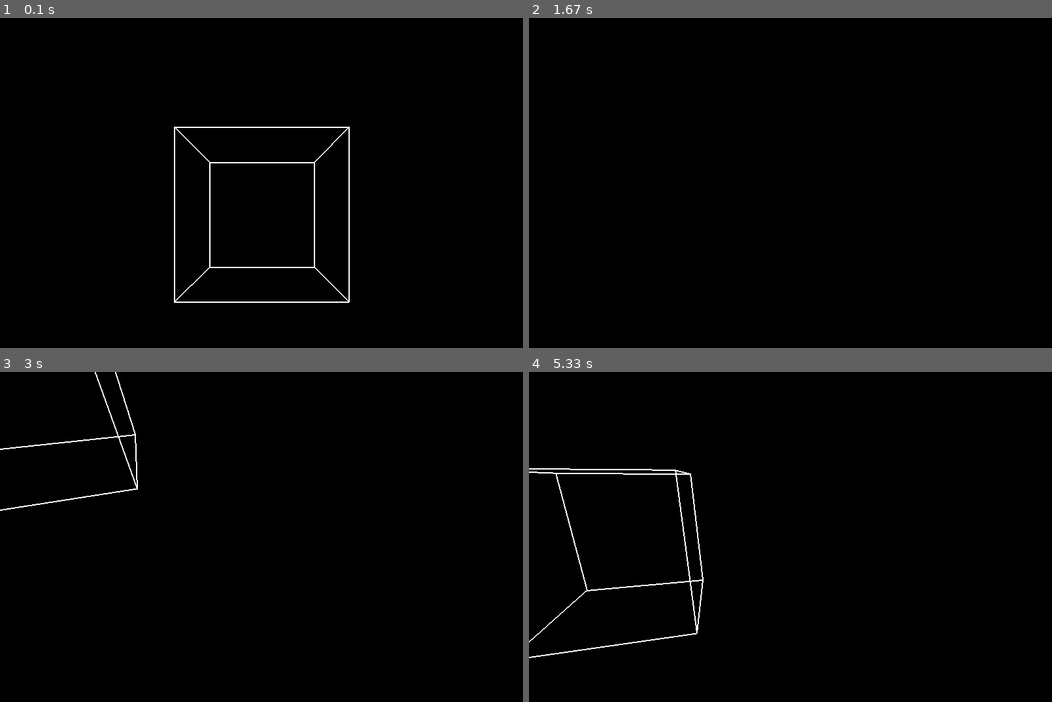
Above: before the commit, frames 1-4 (two rows, left to right).
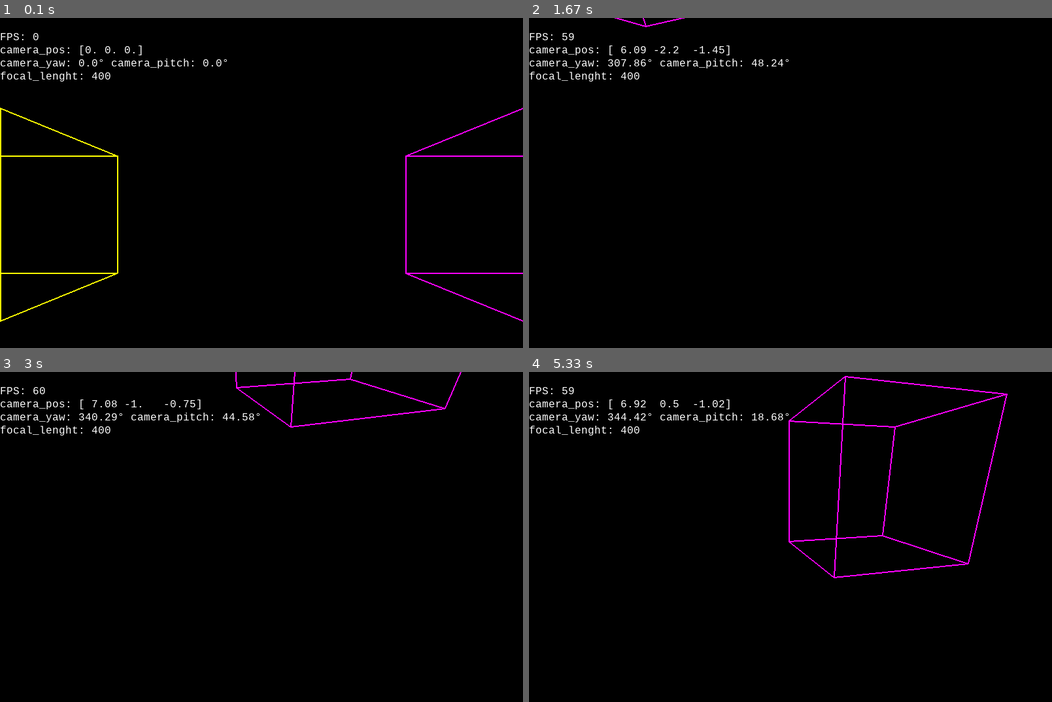
Above: after the commit, the same moments.

Repository: DoubleCitizen/pygame_3d_engine
Game: pygame game, started from main.py
Same seed, same stepped clock (60 frames per second), same inputs: the game is played once before the commit and once after it.
Inputs (mouse positions are in pixels of both pictures, inside the frame that each line leads up to):
- Up to frame 1 (0.1 s): no input
- Up to frame 2 (1.67 s): hold Shift 0.33-0.8 s; hold D 0.33-0.8 s; move the mouse to (769, 232) at 0.37 s; hold D 0.83-1.3 s; move the mouse to (628, 308) at 0.87 s; tap Space at 0.9, 1.2, 1.4 s; tap Shift at 0.98 s; hold W 1.33-1.63 s; move the mouse to (832, 298) at 1.37 s
- Up to frame 3 (3 s): hold D 1.67-2.13 s; move the mouse to (94, 494) at 1.7 s; tap Space at 1.73, 2.03, 2.23, 2.53, 2.8 s; hold A 2.17-2.7 s; move the mouse to (428, 434) at 2.2 s; tap Shift at 2.32 s; hold S from 2.73 s (still down); move the mouse to (115, 629) at 2.77 s
- Up to frame 4 (5.33 s): release S at 3.03 s; hold A 3.07-3.47 s; move the mouse to (outside the picture) at 3.1 s; tap Space at 3.13, 3.43, 3.57, 3.97, 4.27, 4.63, 5.03 s; hold W 3.5-3.87 s; move the mouse to (722, 507) at 3.53 s; tap Shift at 3.65, 5.12 s; hold D 3.9-4.53 s; move the mouse to (664, 464) at 3.93 s; hold S 4.57-4.93 s; move the mouse to (outside the picture) at 4.6 s; hold A from 4.97 s (still down); move the mouse to (623, 480) at 5 s

The runs differ from the first frame. In frame 1, 2.7% of the frame differs, in the area x 0-100%, y 4-93%; in frame 2, 0.9%; in frame 3, 1.6%; in frame 4, 2.7%, in the area x 0-92%, y 1-87%.

Commit message:
Implement 3D object rendering with camera projection and add base object structure

Diff:
--- a/camera.py
+++ b/camera.py
@@ -1,6 +1,38 @@
 import numpy as np
 
-def project_3d_to_2d(XYZ: np.ndarray, focal_length, screen_width, screen_height, camera_pos: np.ndarray, angle_yaw: float = 0, angle_pitch: float = 0) -> tuple[None | np.ndarray, None | np.ndarray, bool]:
+from scipy.spatial.transform import Rotation as R
+
+def project_3d_to_2d_scipy(XYZ: np.ndarray, focal_length, screen_width, screen_height, camera_pos: np.ndarray, angle_yaw: float = 0, angle_pitch: float = 0) -> tuple[None | np.ndarray, None | np.ndarray, bool]:
+    # 1. СДВИГ: Вычитаем позицию камеры из координат точки мира
+    relative_XYZ = XYZ - camera_pos
+
+    # 2. ПОВОРОТ: Создаем объект поворота с помощью SciPy.
+    # Мы говорим библиотеке: "Поверни сначала вокруг оси Y (yaw), а затем вокруг оси X (pitch)".
+    # Буквы 'yx' задают порядок осей, а список углов — величину поворота (в радианах).
+    # Знак минус нужен, так как при повороте камеры мир крутится в обратную сторону.
+    camera_rotation = R.from_euler('yx', [angle_yaw, -angle_pitch])
+
+    # Применяем созданный поворот напрямую к нашему 3D-вектору!
+    # SciPy сам внутри перемножит нужные матрицы поворота
+    X, Y, Z = camera_rotation.apply(relative_XYZ)
+
+    # 3. ОТСЕЧЕНИЕ: Проверяем, не оказалась ли точка за спиной
+    if Z <= 0:
+        return None, np.array([X, Y, Z], dtype=float), False
+
+    # 4. ПРОЕКЦИЯ (Pinhole деление на Z)
+    x_proj = (X * focal_length) / Z
+    y_proj = (Y * focal_length) / Z
+
+    # 5. Экранные координаты (перенос в центр экрана)
+    screen_x = screen_width / 2 + x_proj
+    screen_y = screen_height / 2 - y_proj
+
+    is_visible = (0 <= screen_x <= screen_width) and (0 <= screen_y <= screen_height)
+
+    return np.array([screen_x, screen_y], dtype=float), np.array([X, Y, Z], dtype=float), is_visible
+
+def project_3d_to_2d_linear(XYZ: np.ndarray, focal_length, screen_width, screen_height, camera_pos: np.ndarray, angle_yaw: float = 0, angle_pitch: float = 0) -> tuple[None | np.ndarray, None | np.ndarray, bool]:
 
     # 1. Вычитаем позицию камеры (делаем камеру центром мира)
     relative_XYZ = XYZ - camera_pos
@@ -33,6 +65,68 @@
     is_visible = (0 <= screen_x <= screen_width) and (0 <= screen_y <= screen_height)
 
     return np.array([screen_x, screen_y], dtype=float), np.array([X, Y, Z], dtype=float), is_visible
+
+def project_3d_to_2d_matrix(XYZ: np.ndarray, focal_length, screen_width, screen_height, camera_pos: np.ndarray, angle_yaw: float = 0, angle_pitch: float = 0) -> tuple[None | np.ndarray, None | np.ndarray, bool]:
+    # 1. Вычитаем позицию камеры (делаем камеру центром мира)
+    relative_XYZ = XYZ - camera_pos
+    X, Y, Z = relative_XYZ
+    cx, cy, cz = camera_pos
+
+    T = np.array([
+        [1, 0, 0, -cx],
+        [0, 1, 0, -cy],
+        [0, 0, 1, -cz],
+        [0, 0, 0, 1]
+    ], dtype=float)
+
+    R_yaw = np.array([
+        [np.cos(angle_yaw), 0, np.sin(angle_yaw),     0],
+        [0,                 1, 0,                       1],
+        [-np.sin(angle_yaw),0, np.cos(angle_yaw),     0],
+        [0                  ,0, 0,                      1]
+    ], dtype=float)
+
+    R_pitch = np.array([
+        [1, 0,                    0,                     0],
+        [0, np.cos(-angle_pitch), -np.sin(-angle_pitch), 0],
+        [0, np.sin(-angle_pitch), np.cos(-angle_pitch),  0],
+        [0, 0,                    0,                     1]
+    ], dtype=float)
+
+    f = focal_length
+    P = np.array([
+        [f, 0, 0, 0],
+        [0, f, 0, 0],
+        [0, 0, 1, 0],
+        [0, 0, 1, 0]
+    ], dtype=float)
+
+    VP = P @ R_pitch @ R_yaw @ T
+
+    # Превращаем входную точку [X, Y, Z] в 4D-вектор [X, Y, Z, 1]
+    point_4d = np.array([XYZ[0], XYZ[1], XYZ[2], 1.0], dtype=float)
+
+    # Умножаем матрицу на точку
+    projected_4d = VP @ point_4d
+
+    # Извлекаем получившиеся компоненты
+    X_clip, Y_clip, Z_clip, W_clip = projected_4d
+
+    # Отсекаем всё, что за спиной (глубина W_clip, которая равна Z, должна быть больше нуля)
+    if W_clip <= 0:
+        return None, point_4d[:2], False
+
+    # ПЕРСПЕКТИВНОЕ ДЕЛЕНИЕ (Делим X и Y на W_clip, то есть на глубину Z)
+    x_proj = X_clip / W_clip
+    y_proj = Y_clip / W_clip
+
+    # Перенос в систему координат экрана
+    screen_x = screen_width / 2 + x_proj
+    screen_y = screen_height / 2 - y_proj
+
+    is_visible = (0 <= screen_x <= screen_width) and (0 <= screen_y <= screen_height)
+
+    return np.array([screen_x, screen_y], dtype=float), point_4d[:2], is_visible
 
 WIDTH = 800
 HEIGHT = 600
--- a/main.py
+++ b/main.py
@@ -2,6 +2,9 @@
 import sys
 import camera
 import numpy as np
+import my_math
+from objects.cube import Cube
+from pygame_ext.renderer_3d import Renderer3D
 
 # 1. Настройки окна
 SCREEN_WIDTH = 800
@@ -20,6 +23,9 @@
 WHITE = (255, 255, 255)
 GREEN = (0, 255, 0)
 
+# Создаем шрифт для HUD (название системного шрифта, размер в пикселях)
+hud_font = pygame.font.SysFont('Consolas', 18)
+
 # # Точка прямо перед нами
 # point_coords, _, visible = camera.project_3d_to_2d(np.array([0, 0, 15], dtype=float), FOCAL, SCREEN_WIDTH, SCREEN_HEIGHT)
 # print(f"Пиксели: {point_coords}, Видна на экране: {visible}")
@@ -54,16 +60,6 @@
 
 camera_pos = np.array([0,0,0], dtype=float)
 camera_velocity = np.array([0.0, 0.0, 0.0])
-
-POINTS_COORDS1 = np.array([-5, -5, 15], dtype=float) # Передняя грань (Z=15)
-POINTS_COORDS2 = np.array([ 5, -5, 15], dtype=float)
-POINTS_COORDS3 = np.array([-5,  5, 15], dtype=float)
-POINTS_COORDS4 = np.array([ 5,  5, 15], dtype=float)
-
-POINTS_COORDS5 = np.array([-5, -5, 25], dtype=float) # Задняя грань (Z=25)
-POINTS_COORDS6 = np.array([ 5, -5, 25], dtype=float)
-POINTS_COORDS7 = np.array([-5,  5, 25], dtype=float)
-POINTS_COORDS8 = np.array([ 5,  5, 25], dtype=float)
 
 speed = 0.1
 
@@ -81,9 +77,10 @@
 # 1. Получаем смещение мыши с прошлого кадра (dx, dy)
 # dx - движение по горизонтали, dy - по вертикали
 
-
-
-
+cube1 = Cube(np.array([255, 255, 0]), np.array([-20, 0, 20], dtype=float), 10)
+cube2 = Cube(np.array([255, 0, 255]), np.array([20, 0, 20], dtype=float), 10)
+
+renderer_3d = Renderer3D(SCREEN_WIDTH, SCREEN_HEIGHT)
 # Главный цикл
 running = True
 while running:
@@ -92,6 +89,11 @@
         if event.type == pygame.QUIT:
             running = False
 
+        if event.type == pygame.MOUSEWHEEL:
+            FOCAL += event.y * 20
+            if FOCAL < 0:
+                FOCAL = 0
+
     keys = pygame.key.get_pressed()
     mouse_dx, mouse_dy = pygame.mouse.get_rel()
     # print(f"mouse_dx = {mouse_dx}")
@@ -99,8 +101,12 @@
     # Обнуляем скорость каждый кадр
     camera_velocity = np.array([0.0, 0.0, 0.0])
 
-    camera_yaw -= mouse_sensitivity * mouse_dx
-    camera_pitch += mouse_sensitivity * mouse_dy
+    camera_yaw -= (mouse_sensitivity * mouse_dx)
+    camera_yaw %= 2 * np.pi
+    # camera_yaw = max(-(np.pi), min(np.pi, camera_yaw))
+    camera_pitch += (mouse_sensitivity * mouse_dy)
+    # camera_pitch %= 2 * np.pi
+    camera_pitch = max(-(np.pi/2), min(np.pi/2, camera_pitch))
 
 
 
@@ -137,8 +143,9 @@
     if keys[pygame.K_SPACE]:
         camera_velocity[1] += speed
 
-    if keys[pygame.K_LCTRL]:
+    if keys[pygame.K_LSHIFT]:
         camera_velocity[1] -= speed
+
 
     # # --- Ось X (Влево / Вправо) ---
     # if keys[pygame.K_a]:
@@ -166,14 +173,6 @@
     # pygame.draw.line(screen, WHITE, (100, 100), (200, 200), 2)
 
     # ==========================================
-    point_coords1, _, visible = camera.project_3d_to_2d(POINTS_COORDS1, FOCAL, SCREEN_WIDTH, SCREEN_HEIGHT, camera_pos, camera_yaw, camera_pitch)
-    point_coords2, _, visible = camera.project_3d_to_2d(POINTS_COORDS2, FOCAL, SCREEN_WIDTH, SCREEN_HEIGHT, camera_pos, camera_yaw, camera_pitch)
-    point_coords3, _, visible = camera.project_3d_to_2d(POINTS_COORDS3, FOCAL, SCREEN_WIDTH, SCREEN_HEIGHT, camera_pos, camera_yaw, camera_pitch)
-    point_coords4, _, visible = camera.project_3d_to_2d(POINTS_COORDS4, FOCAL, SCREEN_WIDTH, SCREEN_HEIGHT, camera_pos, camera_yaw, camera_pitch)
-    point_coords5, _, visible = camera.project_3d_to_2d(POINTS_COORDS5, FOCAL, SCREEN_WIDTH, SCREEN_HEIGHT, camera_pos, camera_yaw, camera_pitch)
-    point_coords6, _, visible = camera.project_3d_to_2d(POINTS_COORDS6, FOCAL, SCREEN_WIDTH, SCREEN_HEIGHT, camera_pos, camera_yaw, camera_pitch)
-    point_coords7, _, visible = camera.project_3d_to_2d(POINTS_COORDS7, FOCAL, SCREEN_WIDTH, SCREEN_HEIGHT, camera_pos, camera_yaw, camera_pitch)
-    point_coords8, _, visible = camera.project_3d_to_2d(POINTS_COORDS8, FOCAL, SCREEN_WIDTH, SCREEN_HEIGHT, camera_pos, camera_yaw, camera_pitch)
     # POINTS_COORDS1 += camera_velocity
     # POINTS_COORDS2 += camera_velocity
     # POINTS_COORDS3 += camera_velocity
@@ -182,37 +181,23 @@
     # POINTS_COORDS6 += camera_velocity
     # POINTS_COORDS7 += camera_velocity
     # POINTS_COORDS8 += camera_velocity
-
-
-
-    if point_coords1 is not None and point_coords2 is not None:
-        pygame.draw.line(screen, WHITE, point_coords1, point_coords2, 2)
-    if point_coords2 is not None and point_coords4 is not None:
-        pygame.draw.line(screen, WHITE, point_coords2, point_coords4, 2)
-    if point_coords3 is not None and point_coords4 is not None:
-        pygame.draw.line(screen, WHITE, point_coords3, point_coords4, 2)
-    if point_coords1 is not None and point_coords3 is not None:
-        pygame.draw.line(screen, WHITE, point_coords1, point_coords3, 2)
-
-    if point_coords5 is not None and point_coords6 is not None:
-        pygame.draw.line(screen, WHITE, point_coords5, point_coords6, 2)
-    if point_coords6 is not None and point_coords8 is not None:
-        pygame.draw.line(screen, WHITE, point_coords6, point_coords8, 2)
-    if point_coords7 is not None and point_coords8 is not None:
-        pygame.draw.line(screen, WHITE, point_coords7, point_coords8, 2)
-    if point_coords5 is not None and point_coords7 is not None:
-        pygame.draw.line(screen, WHITE, point_coords5, point_coords7, 2)
-
-    if point_coords1 is not None and point_coords5 is not None:
-        pygame.draw.line(screen, WHITE, point_coords1, point_coords5, 2)
-    if point_coords2 is not None and point_coords6 is not None:
-        pygame.draw.line(screen, WHITE, point_coords2, point_coords6, 2)
-    if point_coords3 is not None and point_coords7 is not None:
-        pygame.draw.line(screen, WHITE, point_coords3, point_coords7, 2)
-    if point_coords4 is not None and point_coords8 is not None:
-        pygame.draw.line(screen, WHITE, point_coords4, point_coords8, 2)
-
-
+    renderer_3d.draw_object(cube1, screen, FOCAL, camera_pos, camera_yaw, camera_pitch)
+    renderer_3d.draw_object(cube2, screen, FOCAL, camera_pos, camera_yaw, camera_pitch)
+
+    fps_text = f"FPS: {int(clock.get_fps())}"
+    camera_pos_text = f"camera_pos: {np.round(camera_pos, 2)}"
+    camera_rotate_text = f"camera_yaw: {round(my_math.rad2grad(camera_yaw), 2)}° camera_pitch: {round(my_math.rad2grad(camera_pitch), 2)}°"
+    focal_text = f"focal_lenght: {FOCAL}"
+
+    fps_surface = hud_font.render(fps_text, True, WHITE)
+    camera_pos_surface = hud_font.render(camera_pos_text, True, WHITE)
+    camera_rotate_surface = hud_font.render(camera_rotate_text, True, WHITE)
+    focal_surface = hud_font.render(focal_text, True, WHITE)
+
+    screen.blit(fps_surface, (0, 20))
+    screen.blit(camera_pos_surface, (0, 40))
+    screen.blit(camera_rotate_surface, (0, 60))
+    screen.blit(focal_surface, (0, 80))
 
     # 4. Обновление экрана
     pygame.display.flip()
--- /dev/null
+++ b/objects/base_objects.py
@@ -0,0 +1,23 @@
+import numpy as np
+
+class BaseObjects3D:
+    def __init__(self, color: np.ndarray):
+        self._is_created = False
+        self._color = color
+        self._coords3d: list[np.ndarray] = []
+        self._edges: tuple[tuple] = ()
+
+    def get_edges(self) -> tuple[tuple]:
+        return self._edges
+
+    def get_color(self) -> np.ndarray:
+        return self._color
+
+    def get_pos3d(self) -> tuple[np.ndarray]:
+        if not self._is_created:
+            self._create()
+            self._is_created = True
+        return self._coords3d
+
+    def _create(self):
+        pass
--- /dev/null
+++ b/objects/cube.py
@@ -0,0 +1,27 @@
+import numpy as np
+from objects.base_objects import BaseObjects3D
+
+class Cube(BaseObjects3D):
+    def __init__(self, color: np.ndarray, center: np.ndarray, radius: float):
+        super().__init__(color)
+
+        self._center: np.ndarray = center
+        self._radius: float = radius
+
+    def _create(self):
+        if not self._is_created:
+
+            x0 = self._radius / np.sqrt(3)
+
+            self._coords3d.append(np.array([-x0, -x0, -x0], dtype=float) + self._center)
+            self._coords3d.append(np.array([+x0, -x0, -x0], dtype=float) + self._center)
+            self._coords3d.append(np.array([-x0, +x0, -x0], dtype=float) + self._center)
+            self._coords3d.append(np.array([+x0, +x0, -x0], dtype=float) + self._center)
+            self._coords3d.append(np.array([-x0, -x0, +x0], dtype=float) + self._center)
+            self._coords3d.append(np.array([+x0, -x0, +x0], dtype=float) + self._center)
+            self._coords3d.append(np.array([-x0, +x0, +x0], dtype=float) + self._center)
+            self._coords3d.append(np.array([+x0, +x0, +x0], dtype=float) + self._center)
+
+            self._edges = ((0, 1), (1, 3), (3, 2), (0, 2), (4, 5), (5, 7), (7, 6), (4, 6), (0, 4), (1, 5), (2, 6), (3, 7))
+
+            self._is_created = True
--- /dev/null
+++ b/pygame_ext/renderer_3d.py
@@ -0,0 +1,17 @@
+import pygame
+from objects.base_objects import BaseObjects3D
+from objects.cube import Cube
+from camera import project_3d_to_2d_linear
+
+class Renderer3D:
+    def __init__(self, screen_width, screen_height):
+        self._screen_width, self._screen_height = screen_width, screen_height
+
+    def draw_object(self, obj: BaseObjects3D, screen, focal_lenght, camera_pos, angle_yaw, angle_pitch):
+        points2d_coords = []
+        for point3d_coords in obj.get_pos3d():
+            points2d_coords.append(project_3d_to_2d_linear(point3d_coords, focal_lenght, self._screen_width, self._screen_height, camera_pos, angle_yaw, angle_pitch)[0])
+
+        for edge in obj.get_edges():
+            if points2d_coords[edge[0]] is not None and points2d_coords[edge[1]] is not None:
+                pygame.draw.line(screen, obj.get_color(), points2d_coords[edge[0]], points2d_coords[edge[1]], 2)
Not shown, added: requirements.txt
Not shown, added: .gitignore
